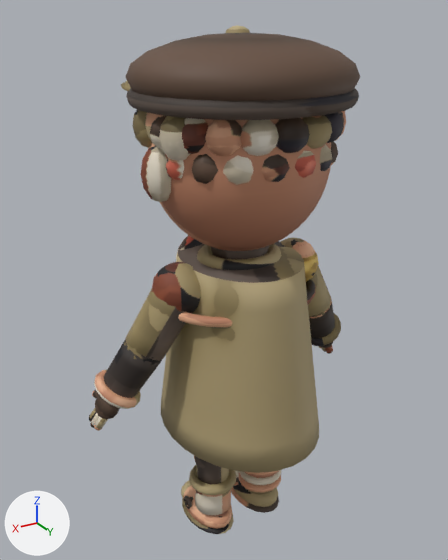
Before and after pictures for a commit that changed the glTF model art/cast2/v2/child_v2.glb.
Both versions are drawn from a 50 mm camera at (0.735, 1.154, 1.299) aimed at (0.004, -0.063, 0.69). Lighting does not change. The marker at lower left points along +X, +Y and +Z. The older version comes first. Vertices at exactly the same position are counted once.

Names of what the first picture shows: 'body', 'head'.
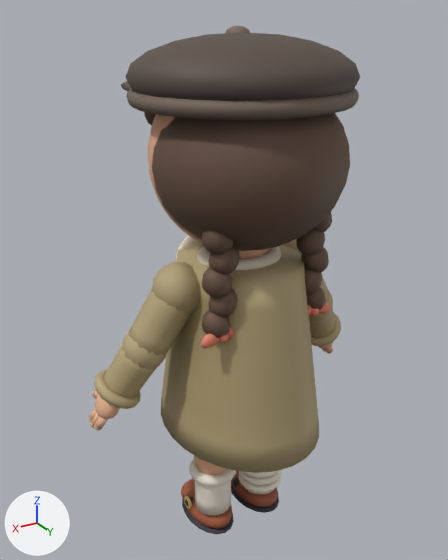
Where the change shows, as pixel boxes (x1, y1, x2, y2) in the pictures (448 x 560 px; the box of a moved part takes in the faces that stretch with it):
part 1 of me_sphere_114, moved or reshaped (mostly hidden afterwards): before (132, 110, 152, 148); after (144, 112, 156, 125)
part 2 of me_sphere_114, rebuilt: before (124, 342, 161, 365); after (122, 332, 166, 370)
part 3 of me_sphere_114, rebuilt: before (309, 296, 332, 319); after (309, 290, 333, 321)
part 4 of me_sphere_114, deleted: before (141, 111, 346, 202)
part 5 of me_sphere_114, built on: before (178, 280, 316, 327); after (152, 113, 350, 349)
part 6 of me_sphere_114, moved or reshaped: before (189, 465, 236, 515); after (189, 458, 236, 515)
part 7 of me_sphere_114, surface changed: (89, 26, 359, 534) in both
'head', unchanged, covered by the edit: before (148, 118, 331, 251); after (148, 114, 248, 251)

Diff of the bpy script that builds the scene:
```diff
--- a/art/cast2/v2/child_v2.glb.py
+++ b/art/cast2/v2/child_v2.glb.py
@@ me_sphere_114 @@
 # used by ob_body; location = (0.0, 0.0, 0.0)
-me_sphere_114.from_pydata(...)  # 7497 vertices, 13217 faces; spans x -0.371..0.371, y -0.31..0.243, z -0.001..1.276
+me_sphere_114.from_pydata(...)  # 7041 vertices, 12298 faces; spans x -0.371..0.371, y -0.31..0.243, z -0.001..1.276
+# me_sphere_114 part 1: the loose piece of 52 vertices spanning x 0.155..0.222, y -0.099..-0.018, z 1.036..1.131 is multiplied about its middle by the matrix ((0.974, 0.0, 0.173), (0.0, 0.545, 0.0), (-0.225, 0.0, 0.75)), then moved by (-0.06, -0.081, 0.014)
+# me_sphere_114 part 2: the loose piece of 64 vertices spanning x 0.198..0.294, y -0.066..0.033, z 0.543..0.634 is rebuilt with 75 vertices and now spans x 0.194..0.298, y -0.07..0.036, z 0.54..0.638
+# me_sphere_114 part 3: the loose piece of 64 vertices spanning x -0.294..-0.198, y -0.066..0.033, z 0.543..0.634 is rebuilt with 75 vertices and now spans x -0.298..-0.194, y -0.07..0.036, z 0.54..0.638
+# me_sphere_114 part 4: 29 loose pieces with 1585 vertices, spanning x -0.238..0.236, y -0.099..0.21, z 0.295..1.136, are deleted
+# me_sphere_114 part 5: 260 vertices removed from x -0.199..0.199, y -0.149..0.149, z 0.669..1.098; 1313 vertices added at x -0.218..0.218, y -0.2..0.242, z 0.637..1.149
+# me_sphere_114 part 6: 3 vertices moved from x 0.024..0.099, y -0.052..0.052, z 0.141 to x 0.027..0.112, y -0.035..0.035, z 0.176; 189 vertices removed from x 0.013..0.141, y -0.064..0.064, z 0.095..0.168; 157 vertices added at x 0.013..0.141, y -0.064..0.064, z 0.102..0.198
+# me_sphere_114 part 7: 8756 kept faces spanning x -0.371..0.371, y -0.31..0.243, z -0.001..1.276 get new texture (UV) coordinates
+# other edits to the shape of me_sphere_114 do not show in these pictures
 me_sphere_114.materials.append(mat_body)
```
